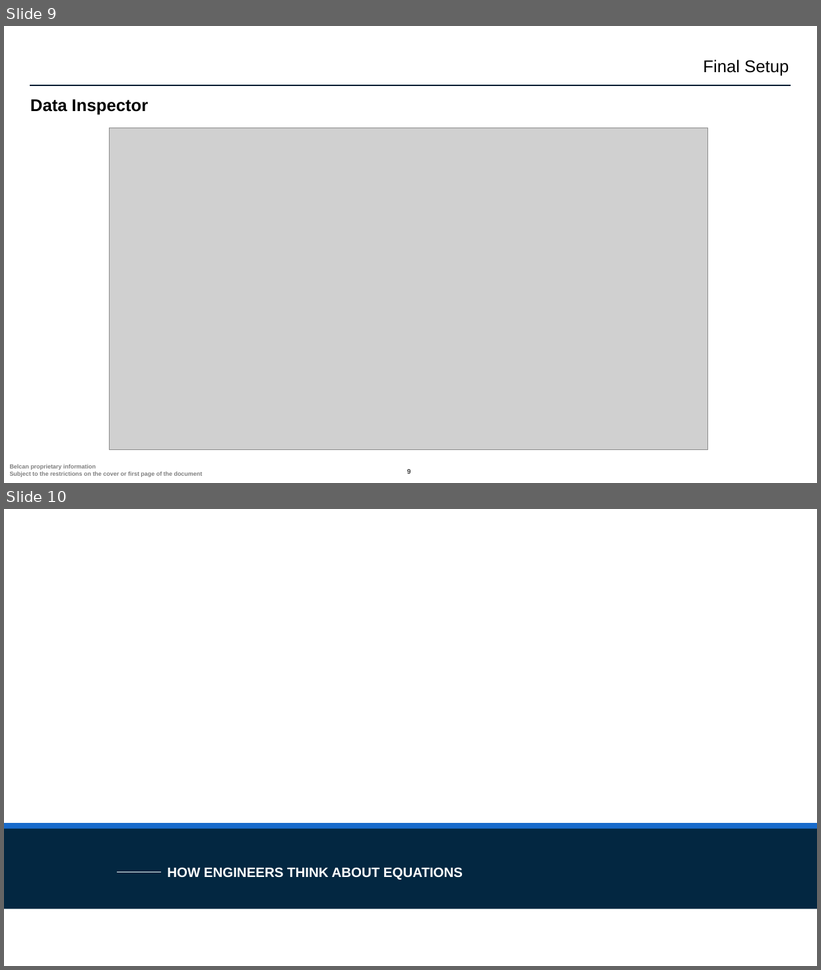
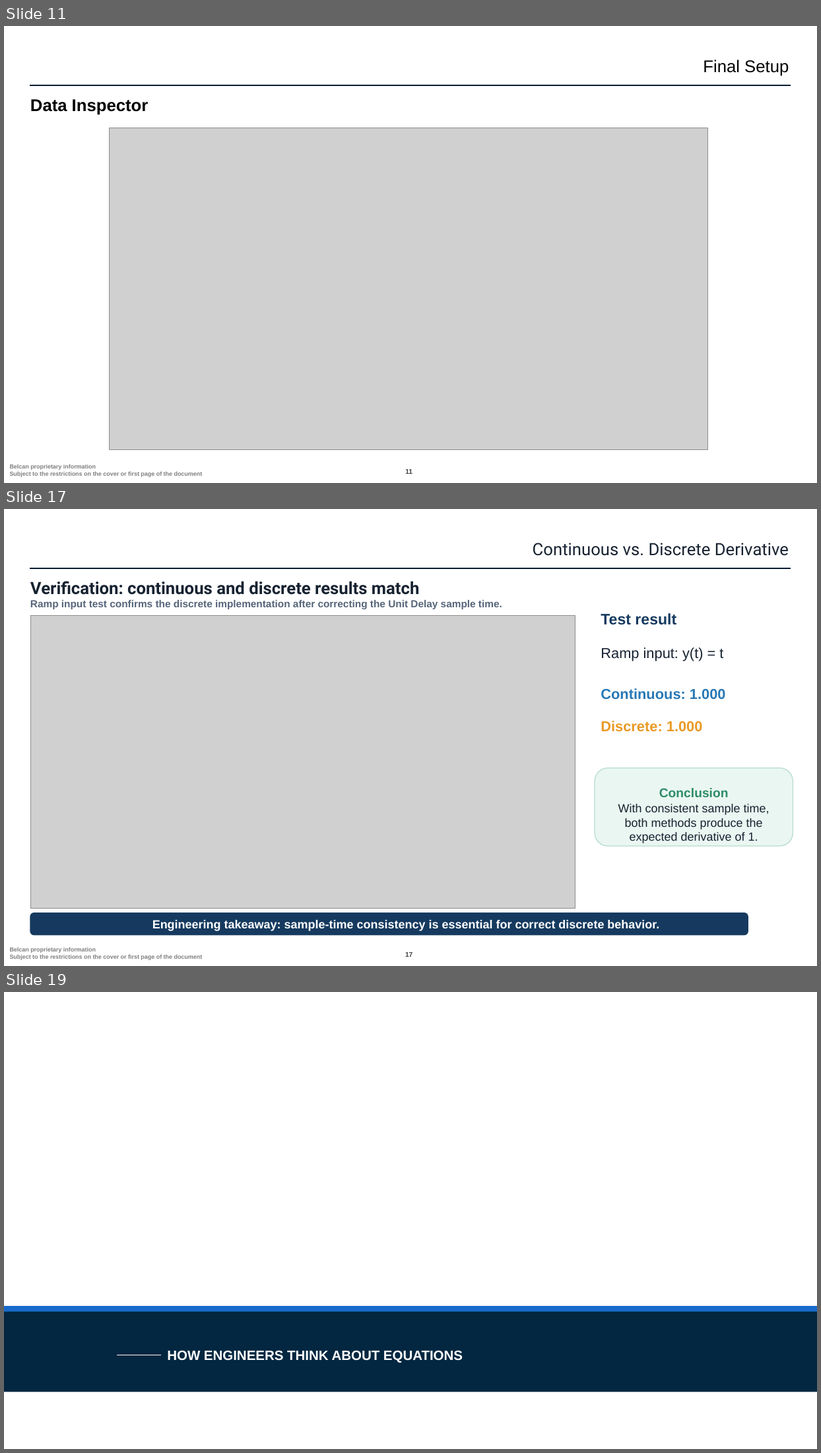
Before and after one commit to ntylerbelcan/aviation-controls-simulink-training-Belcan, a slide deck: ch02/Chapter 2 02_derivative_System.pptx. Shown one above the other, each under a label of ours: slides 9 and 10 before the commit, slides 11, 17 and 19 after it; the slides between them are not shown. The pictures are 821x970 and 821x1453 pixels, drawn with LibreOffice and Linux fonts; fonts in the diff are those of the drawing; grey boxes stand for pictures; background and template pictures are left out. Boxes give left, top, right and bottom in pixels: in the first picture for what was removed or moved away, otherwise in the second. Text is boxed around its words. In the diff, an @@ line names an element or a change of style, - is before the commit and + after.

```diff
--- a/ch02/Chapter 2 02_derivative_System.pptx
+++ b/ch02/Chapter 2 02_derivative_System.pptx
@@ slide 17 added at (x1=4, y1=509, x2=817, y2=966), background #FFFFFF; not listed: 3 template elements that a slide beside it also shows @@
@@ text added at (x1=533, y1=543, x2=789, y2=556), 20 pt, text #172231 @@
+Continuous vs. Discrete Derivative
@@ title added at (x1=30, y1=581, x2=502, y2=609), 12 pt, text #566579, bold @@
+Verification: continuous and discrete results match
+Ramp input test confirms the discrete implementation after correcting the Unit Delay sample time.
@@ picture added at (x1=30, y1=615, x2=576, y2=908) @@
@@ text added at (x1=601, y1=613, x2=677, y2=625), 18 pt, text #163A5F, bold @@
+Test result
@@ text added at (x1=601, y1=648, x2=723, y2=661), 17 pt, text #172231 @@
+Ramp input: y(t) = t
@@ text added at (x1=601, y1=689, x2=726, y2=700), 17 pt, text #2878B5, bold @@
+Continuous: 1.000
@@ text added at (x1=601, y1=721, x2=703, y2=732), 17 pt, text #E99A25, bold @@
+Discrete: 1.000
@@ rounded rectangle added at (x1=595, y1=768, x2=793, y2=846), fill #EAF6F1, outline #B8DDCE 1 pt @@
@@ text added at (x1=618, y1=804, x2=770, y2=844), 14 pt, text #172231 @@
+With consistent sample time, both methods produce the expected derivative of 1.
@@ text added at (x1=659, y1=788, x2=729, y2=797), 15 pt, text #2D8C68, bold @@
+Conclusion
@@ rounded rectangle added at (x1=30, y1=914, x2=748, y2=935), fill #163A5F, outline #163A5F 1 pt @@
@@ text added at (x1=152, y1=920, x2=659, y2=931), 14 pt, text #FFFFFF, bold @@
+Engineering takeaway: sample-time consistency is essential for correct discrete behavior.
@@ what was slide 9 is now slide 11 @@
@@ page number at (x1=405, y1=470, x2=413, y2=474): text changed @@
-9
+11
@@ what was slide 10 is now slide 19 @@
```
Also in this commit, not shown: 9 slides changed, 9 other slides added, 11 other files.
